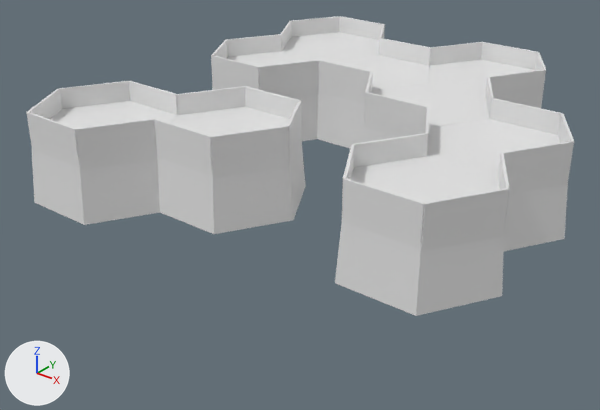
What one commit did to the OBJ model src/NavMesh/Files/Arena.obj.
Before and after are seen from a 50 mm camera at (5065.0, -3888.0, 2868.0) aimed at (1233.0, 902.0, -102.0). The lights are fixed; the arrows at lower left show +X, +Y and +Z. Where no turn or scale is listed for an object, it has been applied to the vertices. Vertices at the same position are counted once.

Names of what the first picture shows: 'Arena'.
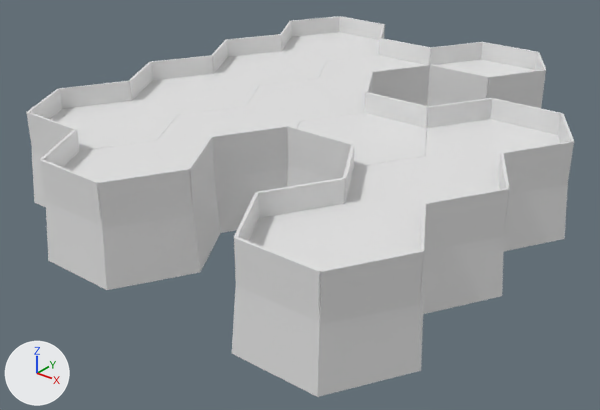
Diff of the bpy script that builds the scene:
```diff
--- a/src/NavMesh/Files/Arena.obj.py
+++ b/src/NavMesh/Files/Arena.obj.py
@@ me_arena @@
 # used by ob_arena; location = (0.0, 0.0, 0.0)
-me_arena.from_pydata(...)  # 390 vertices, 396 faces; spans x -626.0..3224.0, y -544.0..3544.0, z 0.0..750.0
+me_arena.from_pydata(...)  # 444 vertices, 488 faces; spans x -626.0..3224.0, y -1044.0..3544.0, z 0.0..750.0
+# me_arena part 1: the loose piece of 8 vertices spanning x 1147.0..1451.0, y 496.0..1004.0, z 250.0..750.0 is moved by (0.0, -1000.0, 0.0)
+# me_arena part 2: the loose piece of 8 vertices spanning x 281.0..585.0, y -504.0..4.0, z 250.0..750.0 is moved by (866.0, -500.0, 0.0)
+# me_arena part 3: the loose piece of 8 vertices spanning x 579.0..1154.0, y -10.0..10.0, z 250.0..750.0 is moved by (0.0, -1000.0, 0.0)
+# me_arena part 4: the loose piece of 8 vertices spanning x 281.0..585.0, y 496.0..1004.0, z 250.0..750.0 is turned 60 degrees about the z axis through its middle, then moved by (0.0, -1500.0, 0.0)
+# me_arena part 5: the loose piece of 8 vertices spanning x 2013.0..2317.0, y 1996.0..2504.0, z 250.0..750.0 is moved by (866.0, -2500.0, 0.0)
+# me_arena part 6: the loose piece of 8 vertices spanning x 2311.0..2886.0, y -10.0..10.0, z 250.0..750.0 is turned 60 degrees about the z axis through its middle, then moved by (433.0, -750.0, 0.0)
+# me_arena part 7: the loose piece of 8 vertices spanning x 579.0..1154.0, y 1990.0..2010.0, z 250.0..750.0 is moved by (1732.0, -3000.0, 0.0)
+# me_arena part 8: the loose piece of 8 vertices spanning x 2013.0..2317.0, y 996.0..1504.0, z 250.0..750.0 is moved by (0.0, -2000.0, 0.0)
+# me_arena part 9: the loose piece of 8 vertices spanning x 2013.0..2317.0, y 496.0..1004.0, z 250.0..750.0 is moved by (0.0, -1000.0, 0.0)
+# me_arena part 10: the loose piece of 8 vertices spanning x -288.0..288.0, y 490.0..510.0, z 250.0..750.0 is turned 120 degrees about the z axis through its middle, then moved by (-433.0, 250.0, 0.0)
+# me_arena part 11: the loose piece of 8 vertices spanning x 579.0..1154.0, y 990.0..1010.0, z 250.0..750.0 is turned 60 degrees about the z axis through the mesh origin
+# me_arena part 12: the loose piece of 8 vertices spanning x -288.0..287.0, y 1490.0..1510.0, z 250.0..750.0 is moved by (1732.0, -1000.0, 0.0)
+# me_arena part 13: the loose piece of 8 vertices spanning x 281.0..585.0, y 1496.0..2004.0, z 250.0..750.0 is turned -180 degrees about the z axis through its middle, then moved by (1732.0, 0.0, 0.0)
+# me_arena part 14: the loose piece of 8 vertices spanning x 1147.0..1451.0, y 1496.0..2004.0, z 250.0..750.0 is copied, and the copy is turned 120 degrees about the z axis through its middle, then moved by (0.0, 500.0, 0.0); it spans x 1147.0..1451.0, y 1996.0..2504.0, z 250.0..750.0
+# me_arena part 15: a new loose piece, a box spanning x 1445.0..2020.0, y 2490.0..2510.0, z 250.0..750.0
+# me_arena part 16: 1 vertex moved from x 2358.0, y 2000.0, z 0.0 to x 2307.0, y 1000.0, z 579.0; 7 vertices removed from x 1106.0..2307.0, y 1456.0..2544.0, z 0.0..579.0; 45 vertices added at x -626.0..3224.0, y -1044.0..2044.0, z 0.0..579.0
```

What differs and where, as boxes [x1, y1, x2, y2] in the pictures (600 x 410 px; the box of a moved part takes in the faces that stretch with it):
'Arena', reshaped (27% taller): before [26, 16, 574, 316]; after [26, 16, 574, 397]
part 1 of me_arena, moved or reshaped: before [287, 101, 301, 166]; after [188, 137, 214, 214]
part 2 of me_arena, moved or reshaped: before [76, 119, 157, 170]; after [98, 168, 192, 228]
part 3 of me_arena, moved or reshaped: before [154, 119, 212, 176]; after [40, 160, 101, 226]
part 4 of me_arena, moved or reshaped: before [177, 86, 246, 115]; after [40, 129, 79, 191]
part 5 of me_arena, moved or reshaped: before [486, 77, 494, 119]; after [420, 203, 426, 300]
part 6 of me_arena, moved or reshaped: before [342, 178, 424, 249]; after [320, 250, 423, 325]
part 7 of me_arena, moved or reshaped: before [319, 60, 372, 104]; after [235, 237, 321, 322]
part 8 of me_arena, moved or reshaped: before [425, 107, 430, 156]; after [234, 193, 259, 279]
part 9 of me_arena, moved or reshaped: before [353, 133, 428, 168]; after [256, 178, 345, 218]
part 10 of me_arena, moved or reshaped: before [129, 81, 178, 115]; after [128, 62, 153, 100]
part 11 of me_arena, moved or reshaped: before [245, 86, 301, 119]; after [151, 55, 213, 80]
part 12 of me_arena, moved or reshaped: before [211, 56, 259, 89]; after [288, 126, 354, 179]
part 13 of me_arena, moved or reshaped: before [259, 60, 319, 98]; after [427, 98, 492, 128]
part 14 of me_arena, added: after [371, 65, 430, 102]
part 15 of me_arena, added: after [428, 65, 489, 103]
part 16 of me_arena, built on: before [362, 83, 489, 142]; after [45, 74, 427, 397]
